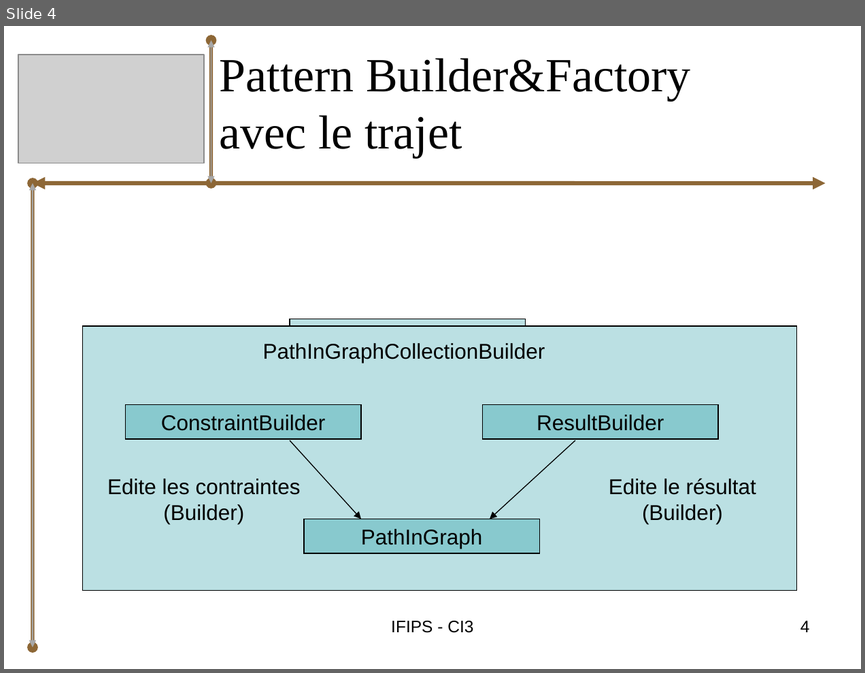
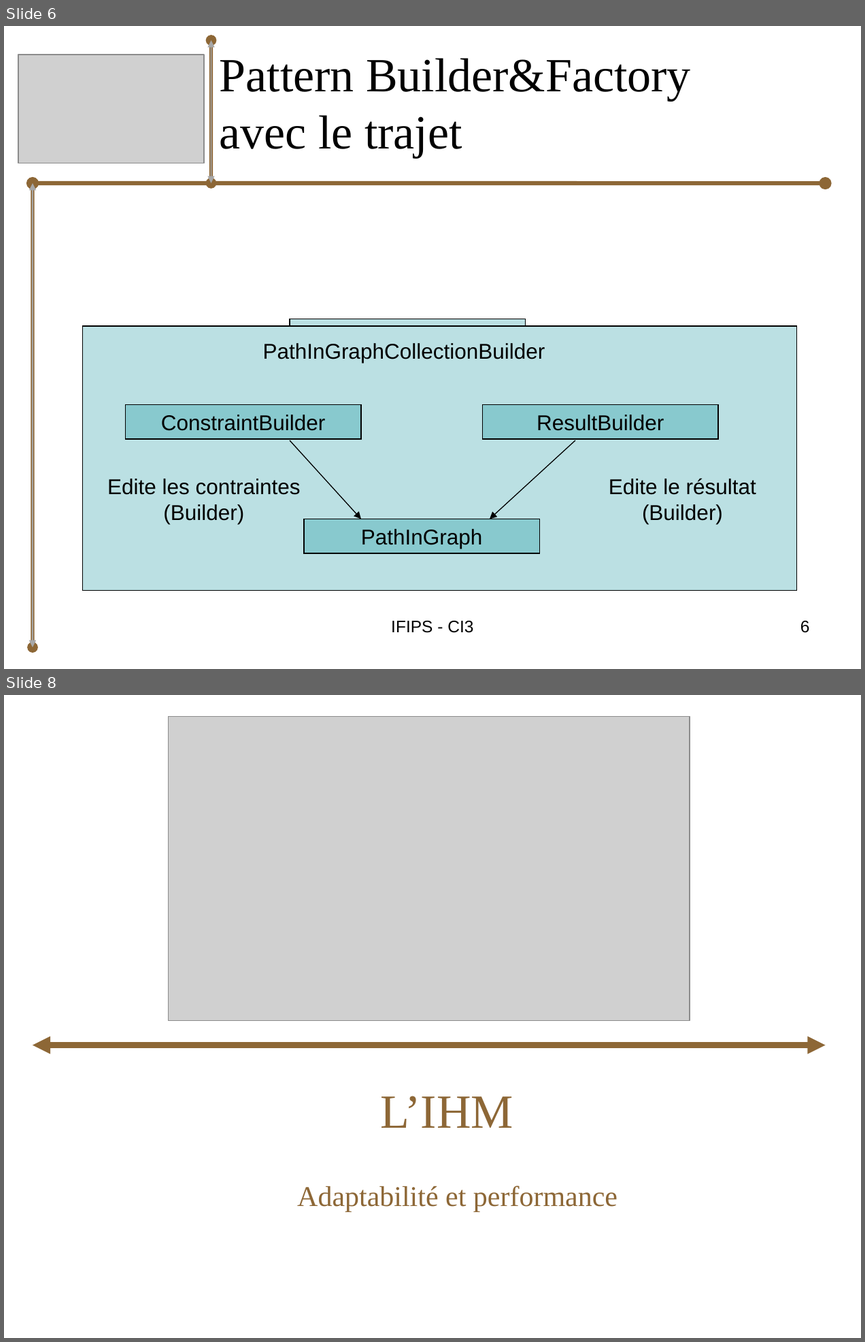
Before and after one commit to bryan-brancotte/projetgl-2008, a slide deck: doc/Soutenance/iGo_Soutenance_Bryan.ppt. Shown one above the other, each under a label of ours: slide 4 before the commit, slides 6 and 8 after it; the slides between them are not shown. The pictures are 865x673 and 865x1342 pixels, drawn with LibreOffice and Linux fonts; fonts in the diff are those of the drawing; grey boxes stand for pictures. Boxes give left, top, right and bottom in pixels: in the first picture for what was removed or moved away, otherwise in the second. Text is boxed around its words. In the diff, an @@ line names an element or a change of style, - is before the commit and + after.

```diff
--- a/doc/Soutenance/iGo_Soutenance_Bryan.ppt
+++ b/doc/Soutenance/iGo_Soutenance_Bryan.ppt
@@ slide 8 added at [4,695,861,1338], background #FFFFFF @@
@@ picture added at [169,717,689,1021] @@
@@ double arrow added from (33, 1045) to (825, 1045), #8D6736 4.99 pt @@
@@ title added at [380,1096,513,1127], 40 pt, text #8D6736 @@
+L’IHM
@@ subtitle added at [297,1185,617,1212], 24 pt, text #8D6736 @@
+Adaptabilité et performance
@@ what was slide 4 is now slide 6 @@
@@ slide 6 changed as well @@
@@ double arrow (33, 183) - (825, 183): arrowheads changed @@
@@ page number at [800,620,810,633]: text changed @@
-4
+6
```
Also in this commit, not shown: 3 other slides changed, 4 other slides added, 4 other files.
